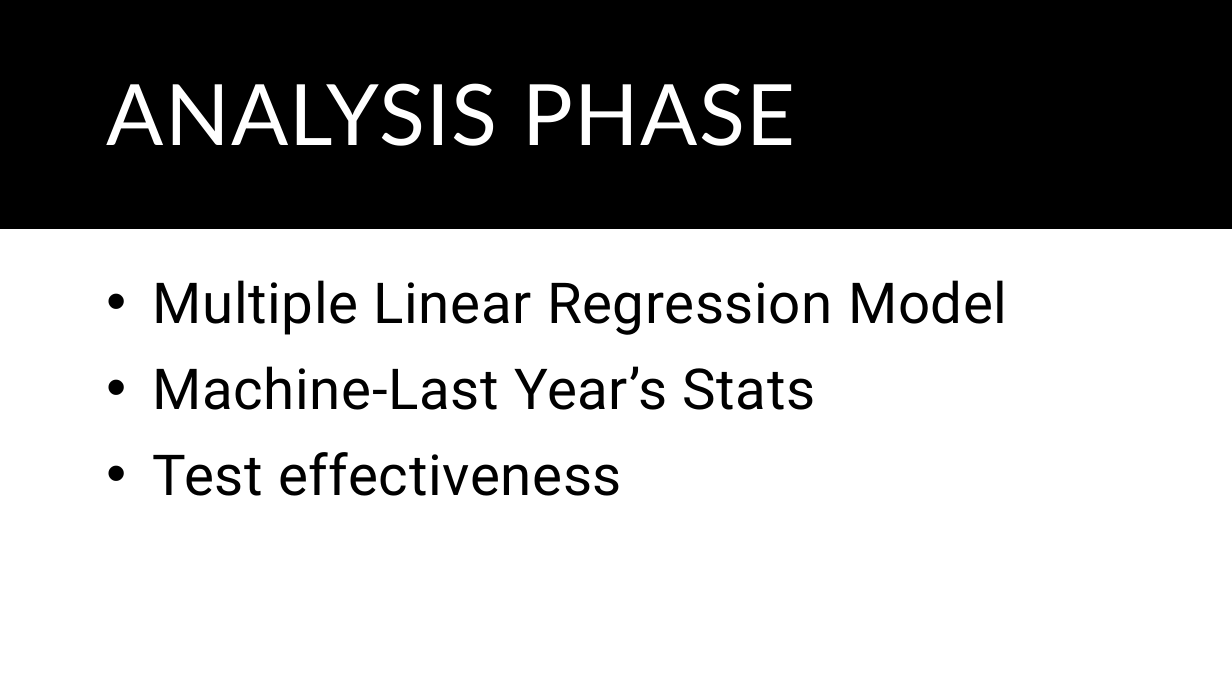
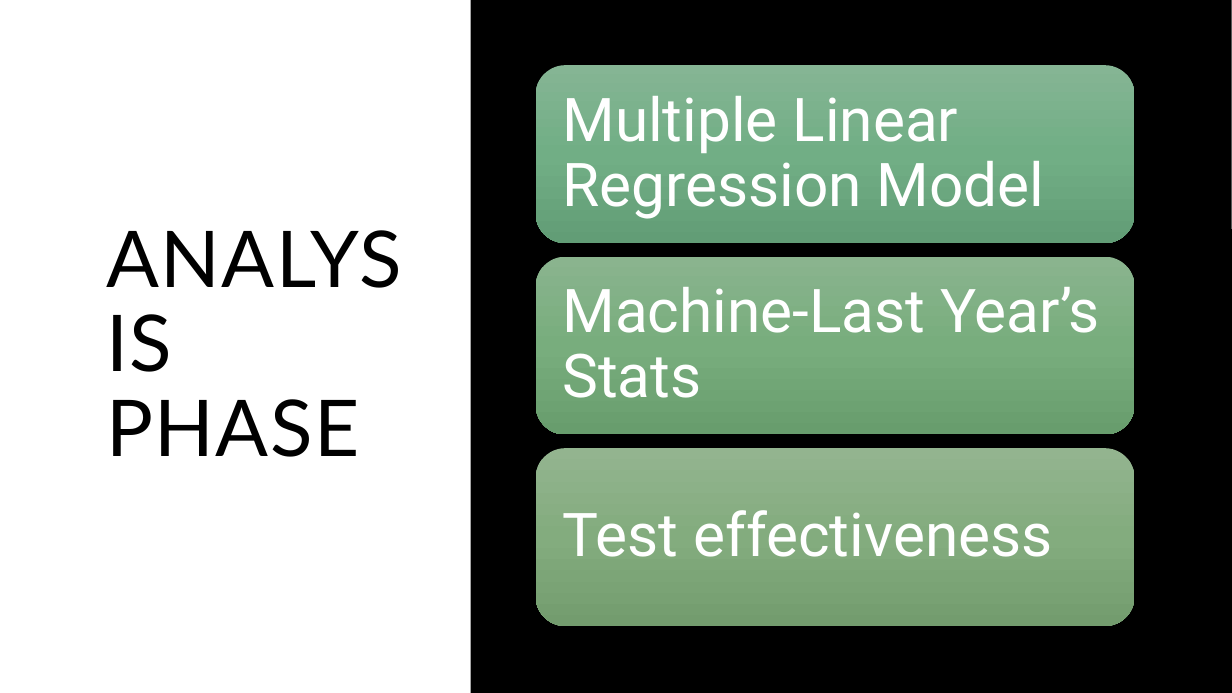
Before and after one commit to sbull32/team_cautious_waffle, a slide deck: slide 7 of Resources/Final.Presentation.pptx. Drawn at 1232x693 pixels with LibreOffice and Linux fonts; fonts in the diff are those of the drawing. Boxes give left, top, right and bottom in pixels: in the first picture for what was removed or moved away, otherwise in the second. Text is boxed around its words. In the diff, an @@ line names an element or a change of style, - is before the commit and + after.

```diff
--- a/Resources/Final.Presentation.pptx
+++ b/Resources/Final.Presentation.pptx
@@ background #FFFFFF to #000000 @@
@@ rectangle at box(0, 0, 1232, 229): fill #000000 to #FFFFFF @@
@@ rectangle added at box(0, 0, 1232, 693), fill #000000 @@
@@ rectangle added at box(0, 0, 470, 693), fill #FFFFFF @@
@@ title "ANALYSIS PHASE": place and size @@
-title "ANALYSIS PHASE" at box(106, 83, 795, 146)
+title "ANALYSIS PHASE" at box(106, 399, 359, 457)
@@ title "ANALYSIS PHASE" at box(106, 399, 359, 457): size 66 to 61 pt, text colour #FFFFFF to #000000 @@
@@ text removed at box(152, 280, 1007, 496) @@
-• Multiple Linear Regression Model
-• Machine-Last Year’s Stats
-• Test effectiveness
@@ group added at box(536, 66, 1135, 626): 3 rounded rectangles, 3 texts @@
+Multiple Linear Regression Model
+Machine-Last Year’s Stats
+Test effectiveness
```
Also in this commit, not shown: 1 slide added, 1 slide removed.
